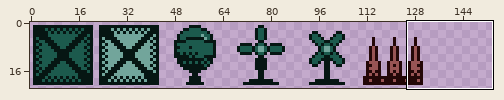
One commit to this sprite sheet: GMTK2021_game/Assets/Art/Objects.png. The first picture is a wide view before the edit; the outline marks the close-up.
Close-up. The starting point:
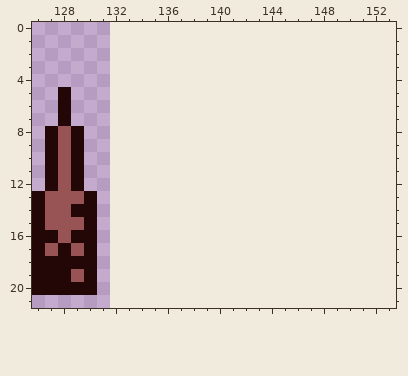
The file is 132x22 pixels. Shown: x 126..153, y 0..21. The old version is drawn lined up with the new one, on the new canvas.
Once edited:
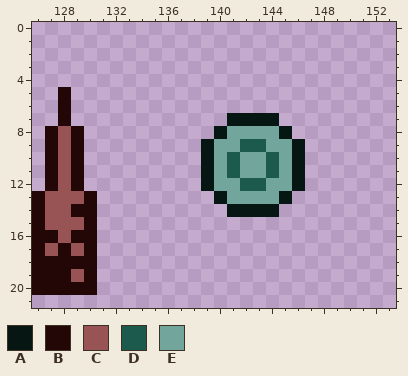
Palette (. is transparent): A #061613  B #230707  C #985454  D #1c5a4d  E #72a59b
The exact change:
canvas 132x22 -> 154x22
@@ x 137..148 @@
  6 ............
- 7 ............
- 8 ............
- 9 ............
-10 ............
-11 ............
-12 ............
-13 ............
-14 ............
+ 7 ....AAAA....
+ 8 ...AEEEEA...
+ 9 ..AEEDDEEA..
+10 ..AEDEEDEA..
+11 ..AEDEEDEA..
+12 ..AEEDDEEA..
+13 ...AEEEEA...
+14 ....AAAA....
 15 ............
Where, in picture pixels (left, top, right, bottom), the same in both close-ups:
added: (201, 113, 305, 217)
